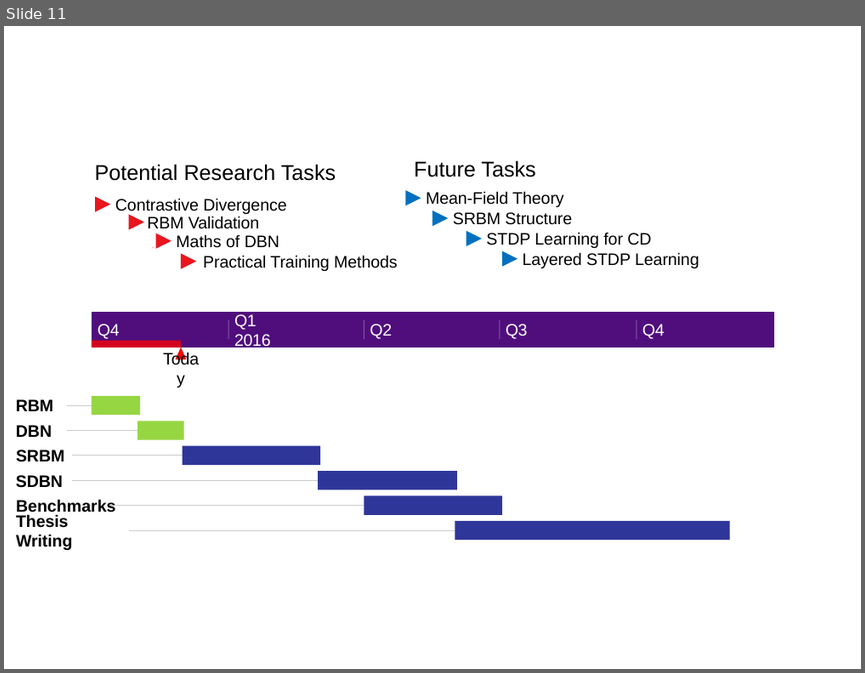
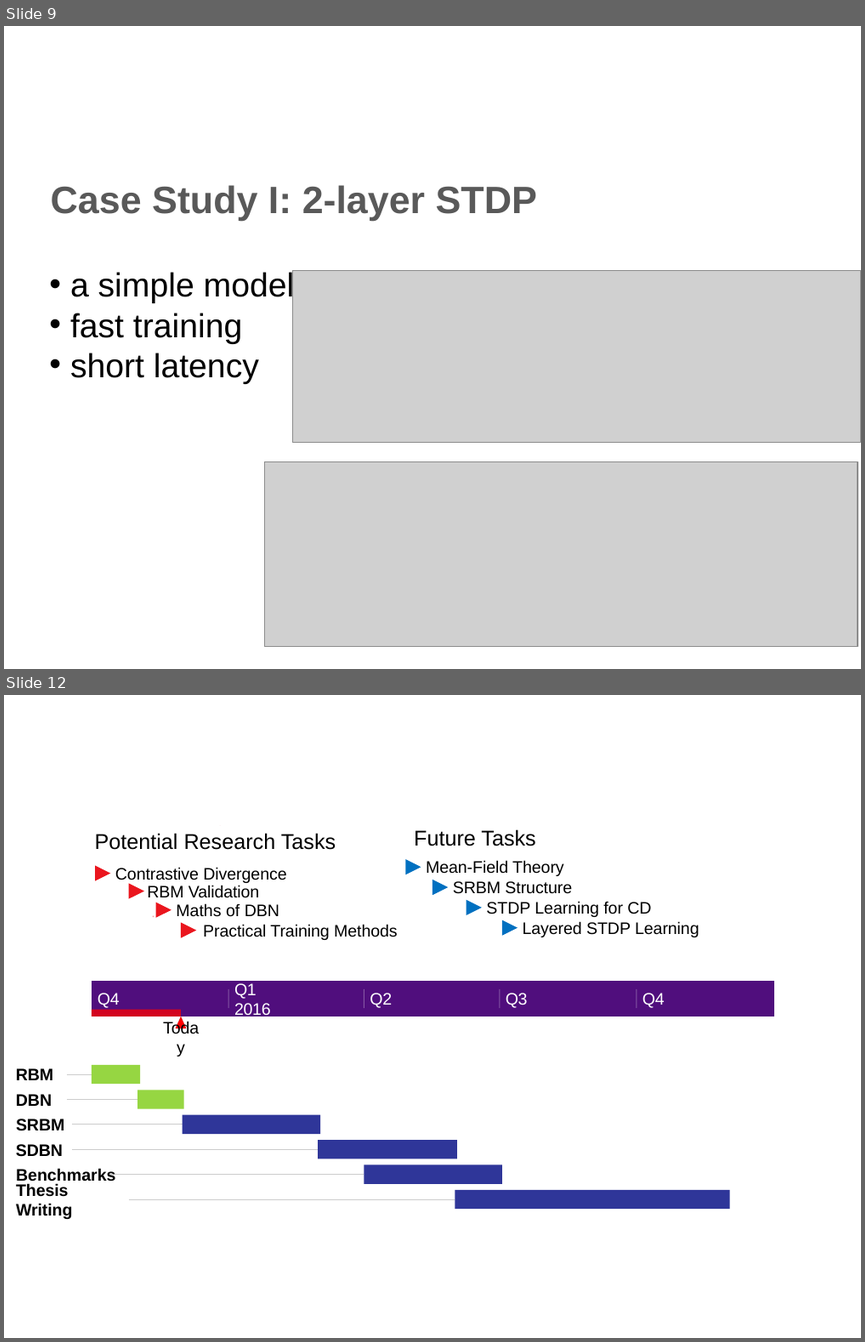
Before and after one commit to qian-liu/2nd_year_short_report, a slide deck: 2nd_year_int.pptx. Shown one above the other, each under a label of ours: slide 11 before the commit, slides 9 and 12 after it; the slides between them are not shown. The pictures are 865x673 and 865x1342 pixels, drawn with LibreOffice and Linux fonts; fonts in the diff are those of the drawing; grey boxes stand for pictures; background and template pictures are left out. Boxes give left, top, right and bottom in pixels: in the first picture for what was removed or moved away, otherwise in the second. Text is boxed around its words. In the diff, an @@ line names an element or a change of style, - is before the commit and + after.

```diff
--- a/2nd_year_int.pptx
+++ b/2nd_year_int.pptx
@@ slide 9 added at box(4, 26, 861, 669), background #FFFFFF @@
@@ text added at box(51, 185, 537, 221), 32 pt, text #595959, bold @@
+Case Study I: 2-layer STDP
@@ text added at box(70, 270, 295, 384), 28 pt, text #000000 @@
+• a simple model
+• fast training
+• short latency
@@ picture added at box(293, 270, 861, 442) @@
@@ picture added at box(264, 462, 857, 646) @@
@@ what was slide 11 is now slide 12 @@
```
Also in this commit, not shown: 3 slides changed, 7 other slides added, 7 slides removed, 4 other files.
